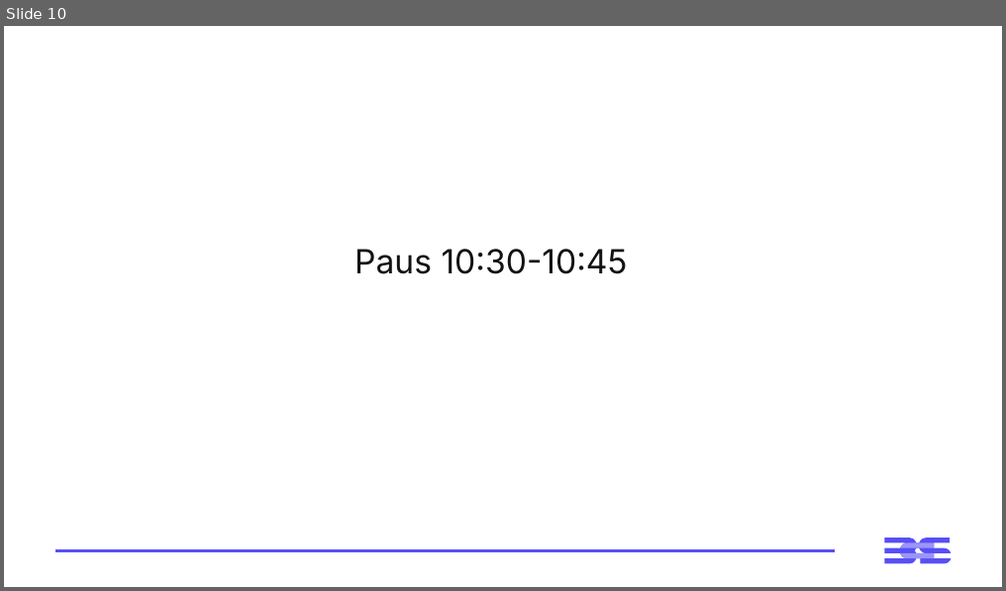
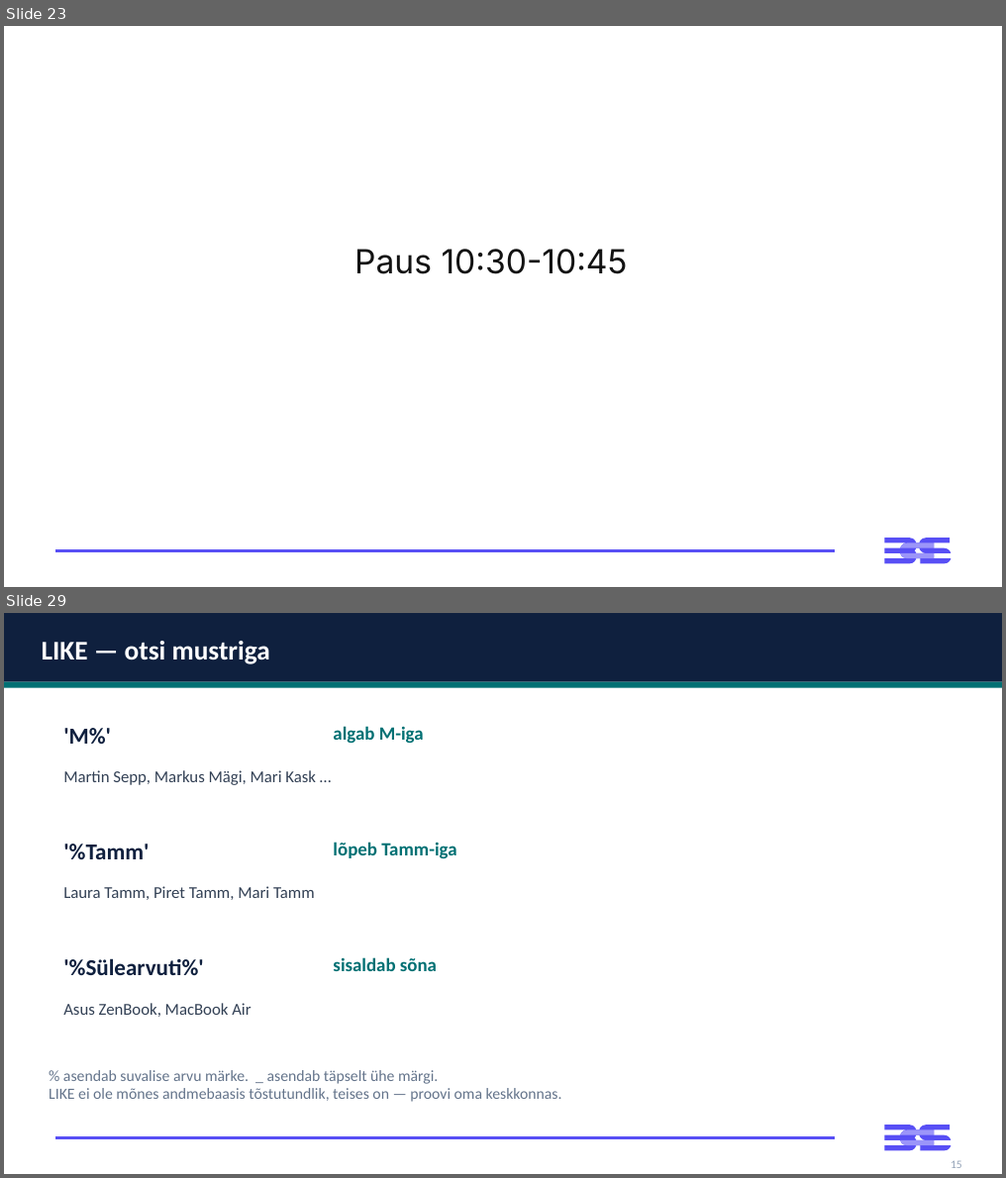
Before and after one commit to emilieabel/andmetarkus, a slide deck: Materjalid/Day6 SQL/6-paev-andmetarkus-esitlus.pptx. Shown one above the other, each under a label of ours: slide 10 before the commit, slides 23 and 29 after it; the slides between them are not shown. The pictures are 1006x591 and 1006x1178 pixels, drawn with LibreOffice and Linux fonts; fonts in the diff are those of the drawing. Boxes give left, top, right and bottom in pixels: in the first picture for what was removed or moved away, otherwise in the second. Text is boxed around its words. In the diff, an @@ line names an element or a change of style, - is before the commit and + after.

```diff
--- a/Materjalid/Day6 SQL/6-paev-andmetarkus-esitlus.pptx
+++ b/Materjalid/Day6 SQL/6-paev-andmetarkus-esitlus.pptx
@@ slide 29 added at <box>4,613,1002,1174</box>, background #FFFFFF; not listed: 3 template elements that a slide beside it also shows @@
@@ rectangle added at <box>4,613,1002,682</box>, fill #0F203E @@
@@ text added at <box>42,641,270,664</box>, 26 pt, text #FFFFFF, bold @@
+LIKE — otsi mustriga
@@ rectangle added at <box>4,682,1002,688</box>, fill #007073 @@
@@ rounded rectangle added at <box>34,707,969,813</box>, fill #FFFFFF @@
@@ text added at <box>63,728,111,744</box>, 22 pt, text #0F203E, bold @@
+'M%'
@@ text added at <box>333,726,424,744</box>, 18 pt, text #007073, bold @@
+algab M-iga
@@ text added at <box>63,770,316,785</box>, 16 pt, text #334155 @@
+Martin Sepp, Markus Mägi, Mari Kask …
@@ rounded rectangle added at <box>34,823,969,929</box>, fill #FFFFFF @@
@@ text added at <box>63,844,149,860</box>, 22 pt, text #0F203E, bold @@
+'%Tamm'
@@ text added at <box>333,842,456,860</box>, 18 pt, text #007073, bold @@
+lõpeb Tamm-iga
@@ text added at <box>63,886,315,900</box>, 16 pt, text #334155 @@
+Laura Tamm, Piret Tamm, Mari Tamm
@@ rounded rectangle added at <box>34,939,969,1045</box>, fill #FFFFFF @@
@@ text added at <box>63,959,203,975</box>, 22 pt, text #0F203E, bold @@
+'%Sülearvuti%'
@@ text added at <box>333,958,437,971</box>, 18 pt, text #007073, bold @@
+sisaldab sõna
@@ text added at <box>63,1003,251,1017</box>, 16 pt, text #334155 @@
+Asus ZenBook, MacBook Air
@@ text added at <box>49,1070,562,1102</box>, 15 pt, text #64748B @@
+% asendab suvalise arvu märke. _ asendab täpselt ühe märgi.
+LIKE ei ole mõnes andmebaasis tõstutundlik, teises on — proovi oma keskkonnas.
@@ text added at <box>950,1160,962,1168</box>, 11 pt, text #94A3B8 @@
+15
@@ what was slide 10 is now slide 23 @@
```
Also in this commit, not shown: 5 slides changed, 26 other slides added, 9 slides removed, 59 other files.
